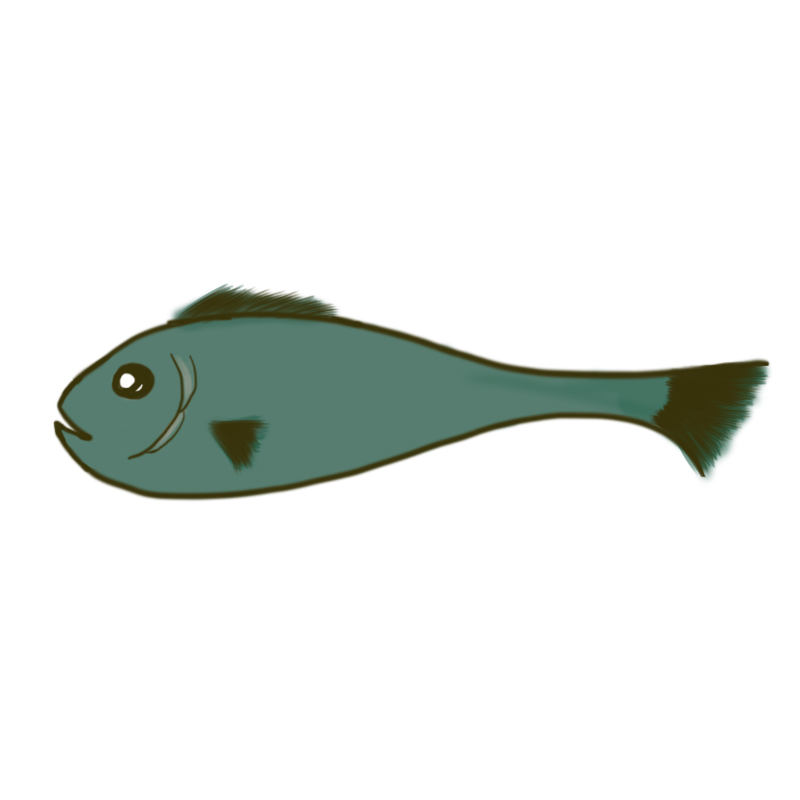
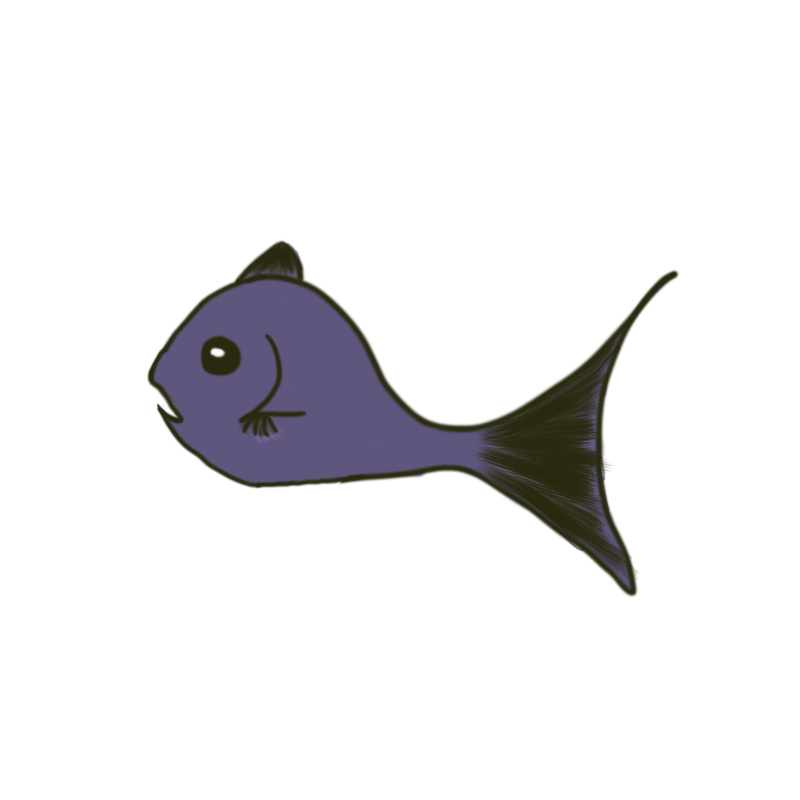
Before/after of a 800 × 800 layered artwork. What changed in the layer stack:
added layer "Fisch_2" above "Farbe_2" over [146, 239, 681, 598]
added layer "Farbe_2" above "Fisch_1" over [145, 241, 634, 593]
hid "Fisch_1" over [52, 285, 773, 502]
hid "Farbe" over [54, 282, 773, 503]
